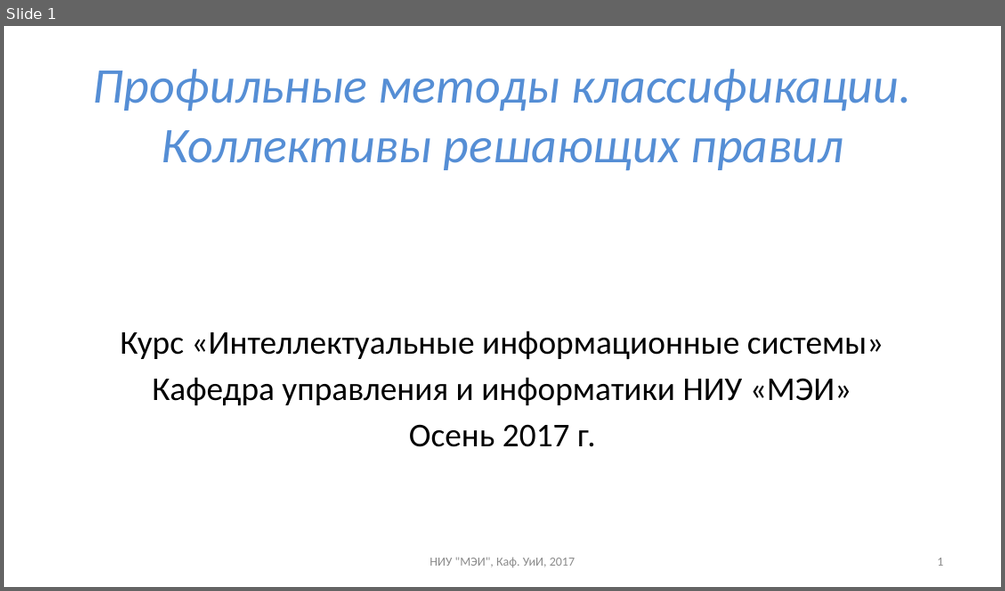
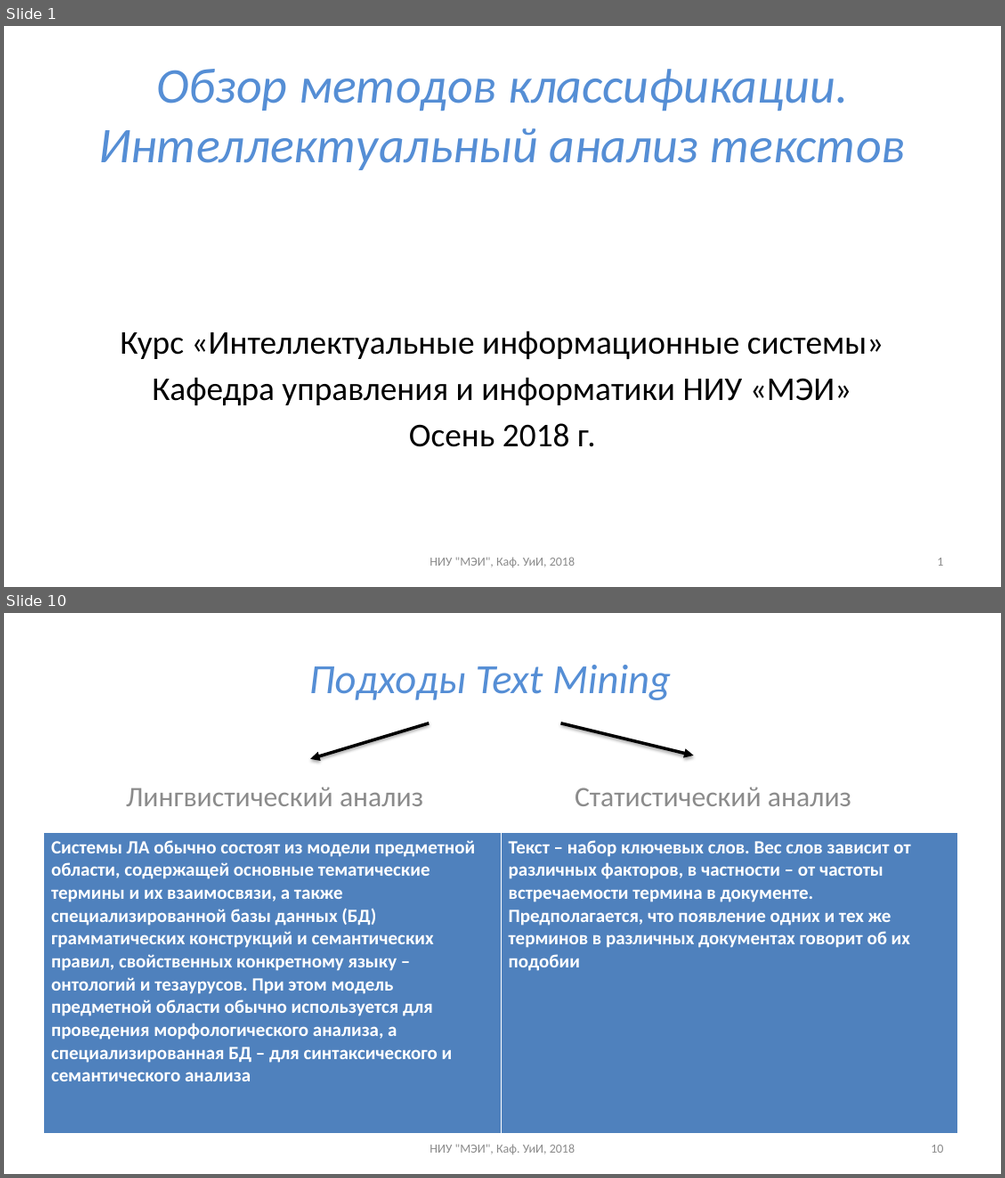
Before and after one commit to uii-mpei/uii-mpei.github.io, a slide deck: study/courses/iis/IIS_lec_4.pptx. Shown one above the other, each under a label of ours: slide 1 before the commit, slides 1 and 10 after it; the slides between them are not shown. The pictures are 1005x591 and 1005x1178 pixels, drawn with LibreOffice and Linux fonts; fonts in the diff are those of the drawing. Boxes give left, top, right and bottom in pixels: in the first picture for what was removed or moved away, otherwise in the second. Text is boxed around its words. In the diff, an @@ line names an element or a change of style, - is before the commit and + after.

```diff
--- a/study/courses/iis/IIS_lec_4.pptx
+++ b/study/courses/iis/IIS_lec_4.pptx
@@ slide 10 added at (4,613,1001,1174), background #FFFFFF @@
@@ title added at (309,665,671,700), 40 pt, text #558ED5, italic @@
+Подходы Text Mining
@@ arrow added from (429, 723) to (310, 759), #000000 3 pt @@
@@ arrow added from (561, 723) to (694, 755), #000000 3 pt @@
@@ subtitle added at (126,787,851,806), 27.2 pt, text #8C8C8C @@
+Лингвистический анализ Статистический анализ
@@ table added at (44,832,957,1135), 1 rows, 2 columns @@
+Системы ЛА обычно состоят из модели предметной области, содержащей основные тематические термины и их взаимосвязи, а также специализированной базы данных (БД) грамматических конструкций и семантических правил, свойственных конкретному языку – онтологий и тезаурусов. При этом модель предметной области обычно используется для проведения морфологического анализа, а специализированная БД – для синтаксического и семантического анализа | Текст – набор ключевых слов. Вес слов зависит от различных факторов, в частности – от частоты встречаемости термина в документе. Предполагается, что появление одних и тех же терминов в различных документах говорит об их подобии
@@ text added at (429,1143,574,1154), 12 pt, text #8C8C8C @@
+НИУ "МЭИ", Каф. УиИ, 2018
@@ page number added at (930,1144,943,1152), 12 pt, text #8C8C8C @@
+10
@@ slide 1 changed as well @@
@@ title at (99,69,906,170): text changed @@
-Профильные методы классификации.
-Коллективы решающих правил
+Обзор методов классификации.
+Интеллектуальный анализ текстов
@@ text at (409,423,596,447): text changed @@
-Осень 2017 г.
+Осень 2018 г.
@@ text at (429,556,574,567): text changed @@
-НИУ "МЭИ", Каф. УиИ, 2017
+НИУ "МЭИ", Каф. УиИ, 2018
```
Also in this commit, not shown: 22 other slides added, 19 slides removed, 1 other file.
